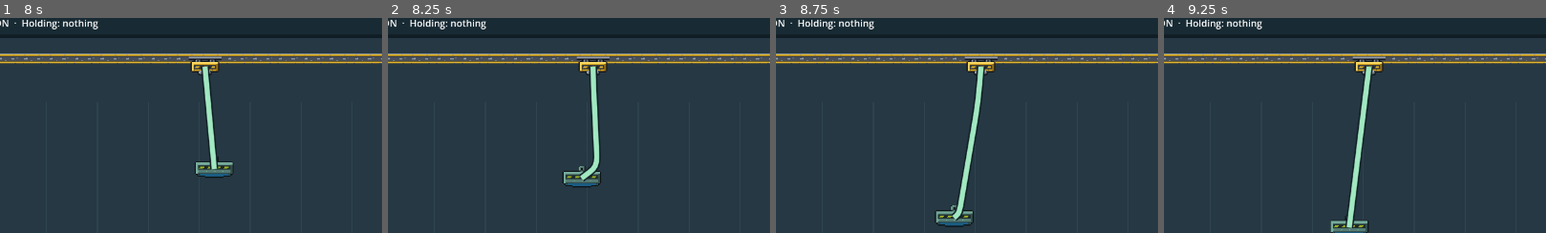
Above: before the commit, frames 1-4 (left to right).
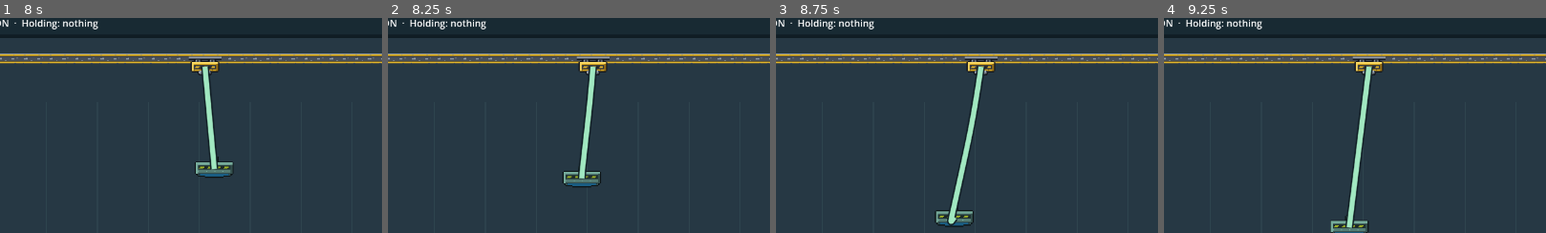
Above: after the commit, the same moments.

Repository: RaresKeY/pocket-salvage
Game: Godot game, scene res://scenes/main.tscn
The game is run twice, just before and just after one commit, with the same random seed, the same clock (stepped at 60 frames per second) and the same inputs.
Inputs (mouse positions are % of the whole screen's width and height, from its top left):
- Up to frame 1 (8 s): click "Play prototype" at 0.5 s; click "Start round" at 1.25 s; click "Pause" at 2 s; click "Resume" at 2.75 s; tap Space at 3.5, 3.77, 4.25, 5, 5.75, 6.5, 6.77, 7.25 s; move the mouse to (72, 45) at 3.52 s; hold D 3.53-4.25 s; tap 1 at 3.6 s; click (72, 45) at 3.67 s; drag from (30, 55) to (54, 72) at 4.27 s; move the mouse to (60, 28) at 5.02 s; hold D 5.03-5.75 s; tap 3 at 5.1 s; drag from (45, 70) to (88, 72) at 5.77 s; move the mouse to (80, 65) at 6.52 s; hold A 6.53-7.25 s; tap P at 6.6 s; drag from (20, 35) to (88, 72) at 7.27 s
- Up to frame 2 (8.25 s): move the mouse to (55, 50) at 8.02 s; hold S from 8.03 s (still down); tap Tab at 8.1 s; click (55, 50) at 8.17 s
- Up to frame 3 (8.75 s): keep holding S
- Up to frame 4 (9.25 s): release S at 8.75 s; drag from (35, 25) to (30, 55) at 8.77 s
The pictures show only the part of the screen within x 7-57%, y 9-59%; the shares and areas given below are measured in that part.

Frame 1 is identical in both runs. In frame 2, 1.5% of the frame differs, in the area x 49-56%, y 22-76%; in frame 3, 1.7%, in the area x 44-55%, y 23-97%; in frame 4, nothing differs.

Commit message:
Preserve taut cable motion while moving and reeling

Diff:
--- a/scripts/rope/rope_solver.gd
+++ b/scripts/rope/rope_solver.gd
@@ -79,11 +79,13 @@
 		previous_bends = path.bends.duplicate()
 	render_previous = points.duplicate()
 	# Full extension is piecewise straight through every supporting corner.
+	# Keep the pre-constraint positions as Verlet history: moving endpoints
+	# must carry cable motion into the next slack step, not reset the cable.
 	if total>=length-1.0:
 		for span in guides.size()-1:
 			for i in range(pins[span],pins[span+1]+1):
 				points[i] = guides[span].lerp(guides[span+1],float(i-pins[span])/(pins[span+1]-pins[span]))
-		old_points = points.duplicate()
+		old_points = render_previous.duplicate()
 		if topology_changed: render_previous = points.duplicate()
 		return
 	for span in guides.size()-1:
--- a/tests/rope_test.gd
+++ b/tests/rope_test.gd
@@ -21,6 +21,7 @@
 	assert(taut.velocity.is_equal_approx(Vector2(0,30)), "Keep tangential momentum")
 	rope.simulate(a, b, 240, 1.0 / 60.0)
 	for point in rope.points: assert(absf(point.y) < 0.01)
+	_test_moving_taut_cable()
 	var obstacle := PackedVector2Array([Vector2(80,-40),Vector2(160,-40),Vector2(160,100),Vector2(80,100)])
 	rope.path.build([obstacle])
 	rope.reset(a, b, 350)
@@ -38,3 +39,34 @@
 		for point in Render.curve(fixture): assert(point.is_finite())
 	print("ROPE_TEST_OK")
 	quit()
+
+func _test_moving_taut_cable() -> void:
+	var rope := Solver.new()
+	var a := Vector2.ZERO
+	var b := Vector2(0, 240)
+	rope.reset(a, b, 240)
+	rope.simulate(a, b, 240, 1.0 / 60.0)
+	# Translate the suspended cable while reeling it in. Every particle keeps
+	# its last position even though the tension constraint makes a straight line.
+	for tick in 12:
+		var previous := rope.points.duplicate()
+		a.x += 2.0
+		b.x += 2.0
+		b.y -= 1.0
+		rope.simulate(a, b, b.y, 1.0 / 60.0)
+		assert(rope.old_points == previous, "Taut movement/reeling must retain particle history")
+		assert(rope.points.size() == previous.size(), "Moving anchors must not remesh the cable")
+		for point in rope.points:
+			assert(is_equal_approx(point.x, a.x), "Taut cable remains straight")
+	var midpoint := rope.points.size() / 2
+	var prior_middle: Vector2 = rope.points[midpoint]
+	# Paying out leaves room for the existing transverse velocity to continue.
+	rope.simulate(a, b, b.y + 80.0, 1.0 / 60.0)
+	assert(rope.points[midpoint].x > prior_middle.x + 1.0,
+		"Paying out must preserve sideways motion from the moving hoist")
+	assert(rope.points[0] == a and rope.points[-1] == b)
+	for tick in 180:
+		rope.simulate(a, b, b.y + 80.0, 1.0 / 60.0)
+	for point in rope.points:
+		assert(point.is_finite())
+		assert(point.distance_to(a) < 400.0, "Released cable motion remains bounded")
Not shown, changed: specs/rope.md
